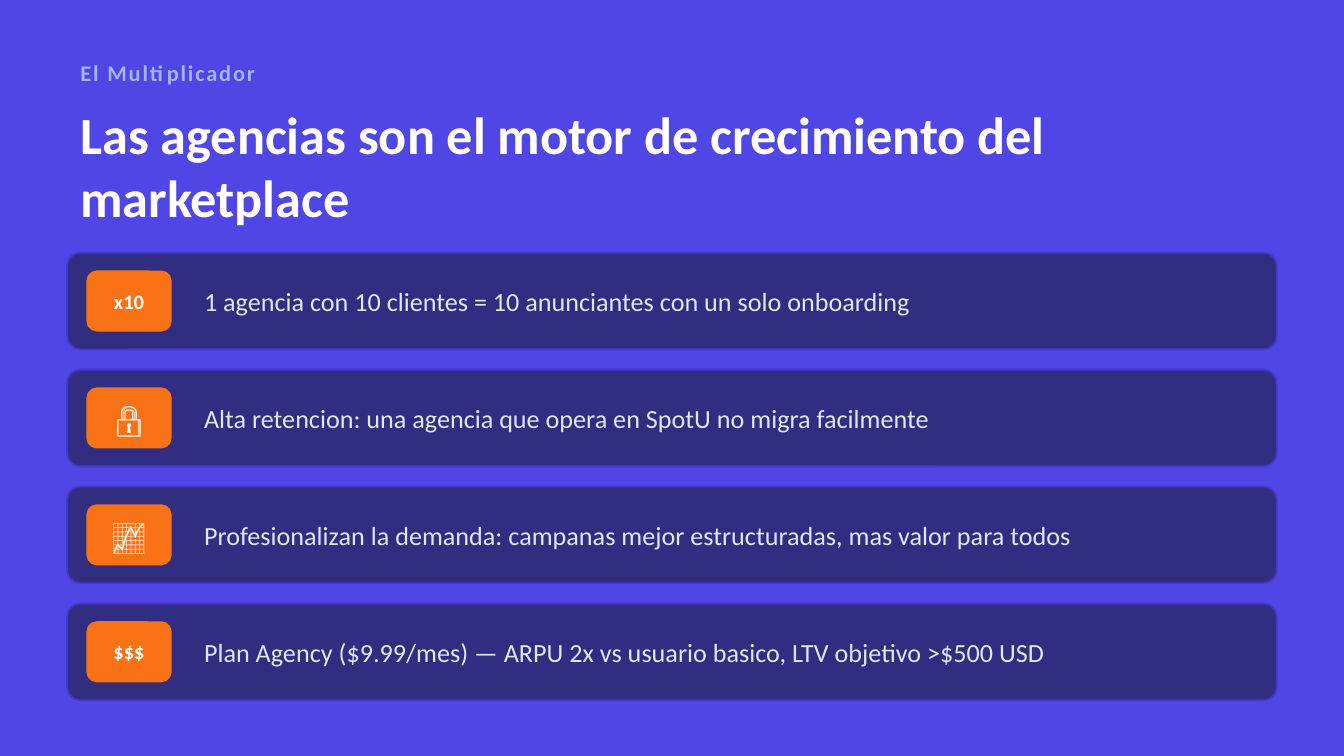
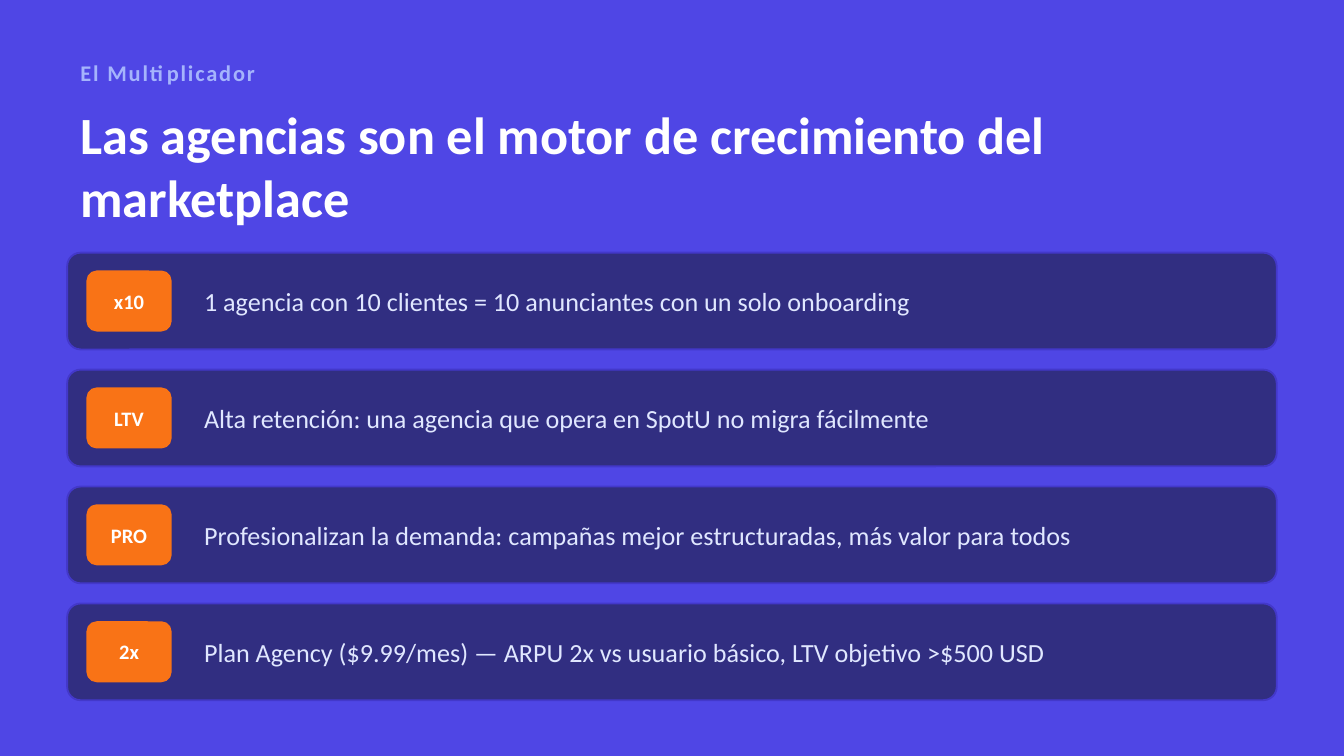
Before and after one commit to SpotU-online-org/spotu-webapp, a slide deck: slide 10 of docs/SpotU_Presentacion.pptx (slide 9 before the commit). Drawn at 1344x756 pixels with LibreOffice and Linux fonts; fonts in the diff are those of the drawing. Boxes give left, top, right and bottom in pixels: in the first picture for what was removed or moved away, otherwise in the second. Text is boxed around its words. In the diff, an @@ line names an element or a change of style, - is before the commit and + after.

```diff
--- a/docs/SpotU_Presentacion.pptx
+++ b/docs/SpotU_Presentacion.pptx
@@ text at (x1=114, y1=412, x2=143, y2=426): text changed; size 18 to 11 pt @@
-🔒
+LTV
@@ text at (x1=204, y1=410, x2=929, y2=433): text changed @@
-Alta retencion: una agencia que opera en SpotU no migra facilmente
+Alta retención: una agencia que opera en SpotU no migra fácilmente
@@ text at (x1=111, y1=529, x2=147, y2=543): text changed; size 18 to 11 pt @@
-📈
+PRO
@@ text at (x1=204, y1=527, x2=1070, y2=550): text changed @@
-Profesionalizan la demanda: campanas mejor estructuradas, mas valor para todos
+Profesionalizan la demanda: campañas mejor estructuradas, más valor para todos
@@ text at (x1=119, y1=645, x2=139, y2=659): text changed @@
-$$$
+2x
@@ text at (x1=204, y1=643, x2=1044, y2=667): text changed @@
-Plan Agency ($9.99/mes) — ARPU 2x vs usuario basico, LTV objetivo >$500 USD
+Plan Agency ($9.99/mes) — ARPU 2x vs usuario básico, LTV objetivo >$500 USD
```
Also in this commit, not shown: 8 other slides changed, 4 slides added, 3 slides removed, 13 other files.
